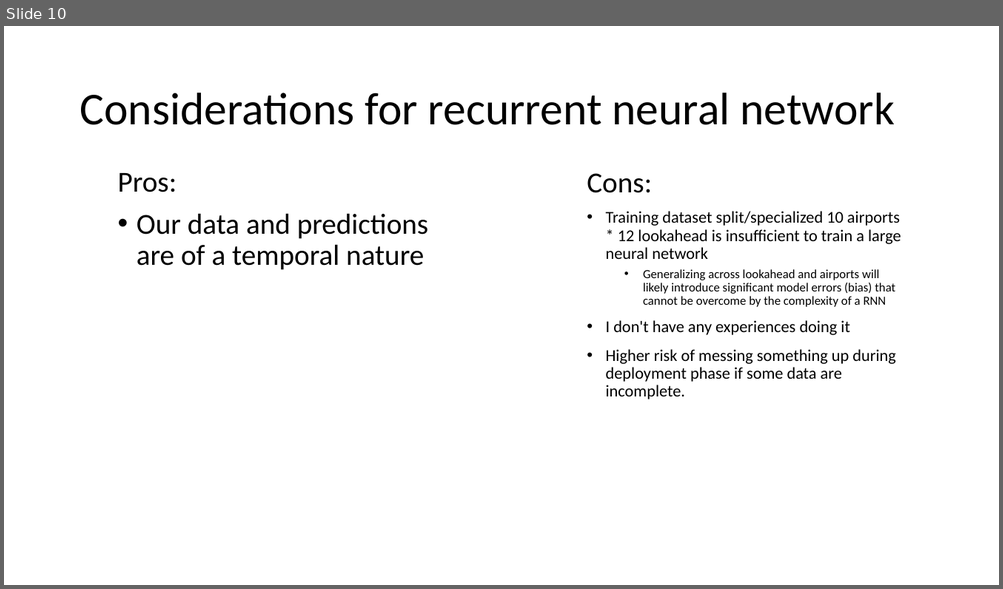
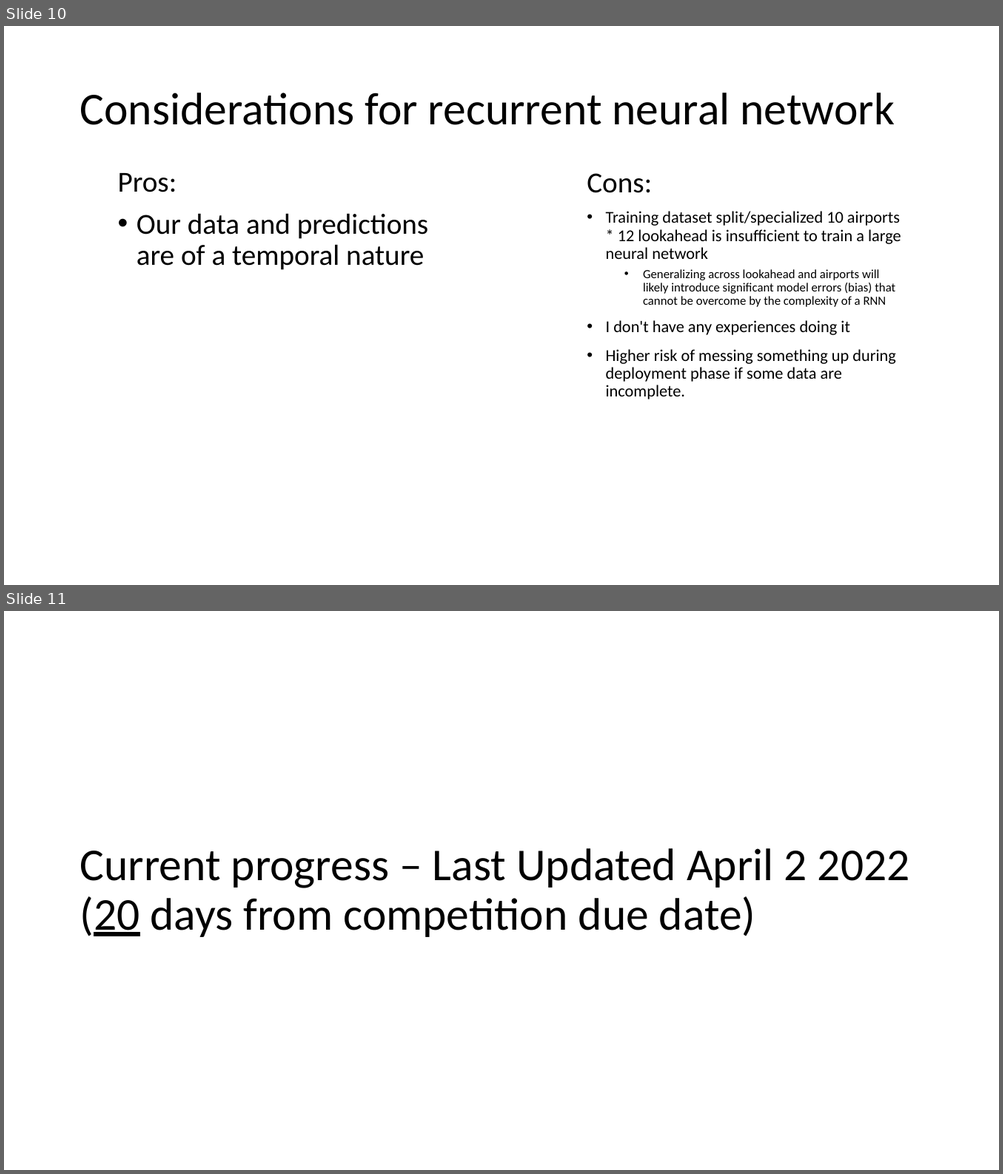
Before and after one commit to Pennswood/runway-project-private, a slide deck: weather for predicting airport configuration.pptx. Shown one above the other, each under a label of ours: slide 10 before the commit, slides 10 and 11 after it. The pictures are 1003x589 and 1003x1174 pixels, drawn with LibreOffice and Linux fonts; fonts in the diff are those of the drawing. Boxes give left, top, right and bottom in pixels: in the first picture for what was removed or moved away, otherwise in the second. Text is boxed around its words. In the diff, an @@ line names an element or a change of style, - is before the commit and + after.

```diff
--- a/weather for predicting airport configuration.pptx
+++ b/weather for predicting airport configuration.pptx
@@ slide 11 added at (4, 611, 999, 1170), background #FFFFFF @@
@@ title added at (79, 849, 910, 937), 44 pt, text #000000 @@
+Current progress – Last Updated April 2 2022 (20 days from competition due date)
```
Also in this commit, not shown: 1 slide changed, 10 other slides added.
